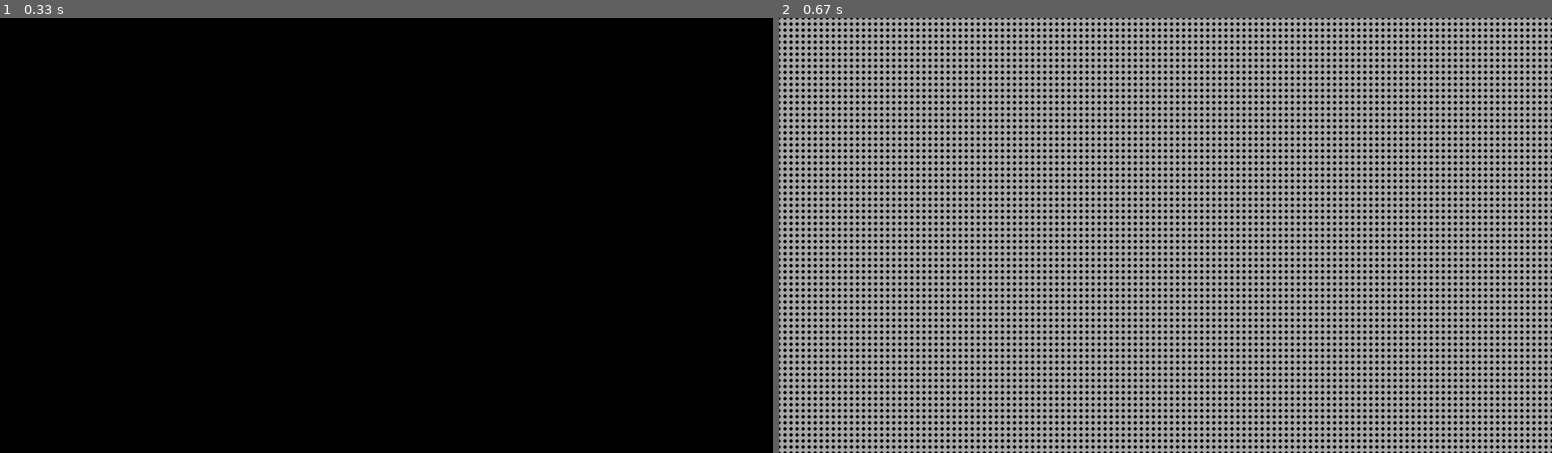
Above: before the commit, frames 1-2 (left to right).
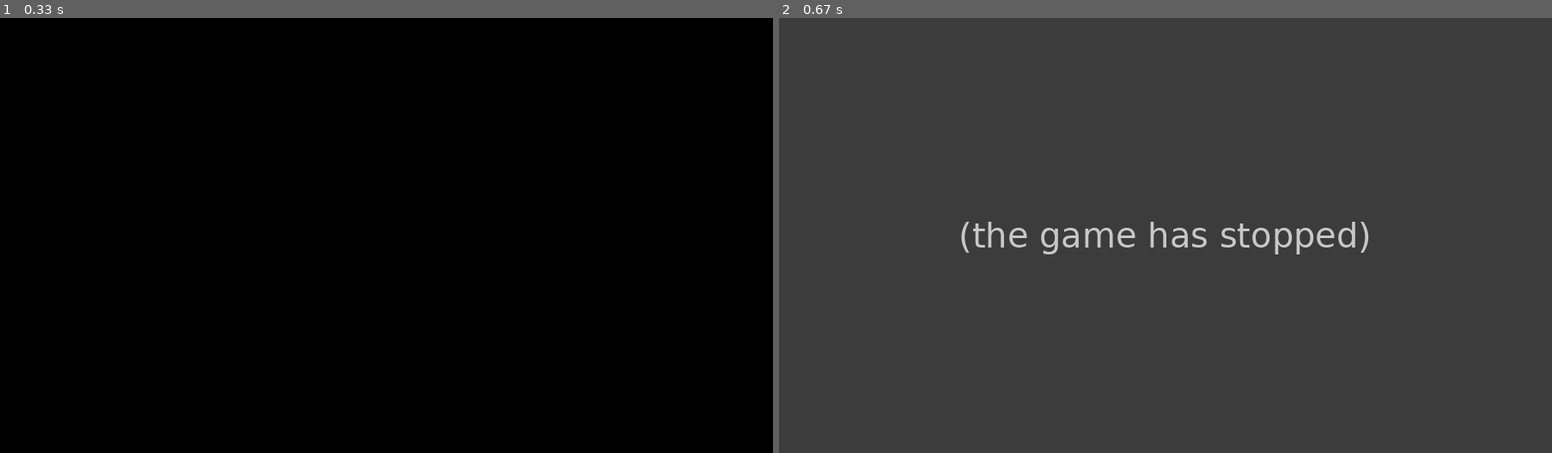
Above: after the commit, the same moments.

Repository: OB97/Pygame_Automata
Game: pygame game, started from Conway/ConwayGoL.py
Two runs of this game, one before a commit and one after it. Both use one fixed random seed, a clock stepped at 60 frames per second and the inputs below.
Inputs:
- Up to frame 1 (0.33 s): no input
- Up to frame 2 (0.67 s): tap S at 0.33 s

Frame 1 is identical in both runs. In frame 2, 94% of the frame differs, in the area x 0-100%, y 0-100%.
After the commit the program exited at 0.55 s; later frames show no game.

Commit message:
Making more progress, starting to use print debugging more thoroughly

Diff:
--- a/Conway/ConwayGoL.py
+++ b/Conway/ConwayGoL.py
@@ -9,8 +9,9 @@
     pygame.init()
     pygame.display.set_caption("Game of Life - Created by ")
     pygame.display.flip()
+    x = 0
 
-    while True:
+    while x < 5:
         if game.game_over:
             return
 
@@ -19,9 +20,13 @@
         if game.paused:
             continue
 
-        game.update_cells()
+        print("M-Update Grid: ")
+        game.update_grid()
+        print("M-Draw Grid: ")
         game.draw_grid()
-        game.FPSCLOCK.tick(5)
+        print("M-Tick: ")
+        game.FPSCLOCK.tick(20)
+        x += 1
 
 
 if __name__ == '__main__':
--- a/Objects/Automaton.py
+++ b/Objects/Automaton.py
@@ -7,7 +7,7 @@
         self.status = 0
 
     def __repr__(self):
-        return "Automaton Object"
+        return "Automaton Object - Value: " + str(self.getStatus())
 
     def getStatus(self):
         return self.status
@@ -17,7 +17,3 @@
             self.status = 1
         else:
             self.status = 0
-
-
-if __name__ == "__main__":
-    a = Automaton()
--- a/Objects/GameBoard.py
+++ b/Objects/GameBoard.py
@@ -7,11 +7,12 @@
 
 class GameBoard(object):
 
+    # INITIALIZE #
+
     # initialize board
     def __init__(self):
 
-        self.grid_empty_colour = 0, 0, 0
-        self.cell_dead_colour = 170, 170, 170
+        self.cell_dead_colour = 0, 0, 0
         self.cell_alive_colour = 255, 255, 255
         self.grid_size = width, height = 1280, 720
         self.cell_size = 10
@@ -22,42 +23,59 @@
 
         self.num_cols = int(width / self.cell_size)
         self.num_rows = int(height / self.cell_size)
-        self.grid = []
-        self.init_grid()
+
+        self.active_grid = []
+        self.temp_grid = []
+        self.init_grids()
+
         self.paused = True
         self.game_over = False
 
-    # initialize grid
-    def init_grid(self):
-        self.grid = [[Automaton.Automaton()] * self.num_cols] * self.num_rows
-        print(self.grid)
+    # Initialize Grid
+    # used during gameboard init
+    def init_grids(self):
+        self.active_grid = [[Automaton.Automaton()] * self.num_cols] * self.num_rows
+        self.temp_grid = [[Automaton.Automaton()] * self.num_cols] * self.num_rows
 
+    # GAME ACTIONS #
+
+    # Draw Grid
+    # used during main loop - missing other uses?
     def draw_grid(self):
         self.clear_screen()
         for row in range(self.num_rows):
             for col in range(self.num_cols):
+                obj = self.active_grid[row][col]
+                status = obj.getStatus()
+                colour = self.get_colour(status)
                 posn = (int(col * self.cell_size + self.cell_size / 2),
                         int(row * self.cell_size + self.cell_size / 2))
-                pygame.draw.circle(self.screen, self.getColour(self.grid[row][col]), posn, int(self.cell_size / 2), 0)
+                pygame.draw.circle(self.screen, colour, posn, int(self.cell_size / 2), 0)
+
         pygame.display.flip()
 
-    def clear_screen(self):
-        self.screen.fill(self.grid_empty_colour)
+    # Update Cells
+    # used in main loop, iterate over grid and perform operations on objs contained in cells
+    def update_grid(self):
+        print("old: ", self.active_grid[0][0:5])
+        for row in range(self.num_rows - 1):
+            for col in range(self.num_cols - 1):
+                # TESTING
+                if col % 2 == 0:
+                    continue
 
-    def getColour(self, inp):
-        status = inp.getStatus()
-        if status == 1:
-            return self.cell_alive_colour
-        else:
-            return self.cell_dead_colour
+                obj = self.temp_grid[row][col]
+                obj.switchStatus()
+                print("obj switched at: ", row, col)
 
-    def update_cells(self):
-        for row in range(self.num_rows):
-            for col in range(self.num_cols):
-                print(self.grid[row][col].switchStatus())
+        self.active_grid = self.temp_grid
+        print("new: ", self.active_grid[0][0:5])
 
+    # Handle Events
+    # used in main loop, check for event before performing operations on cells
     def handle_events(self):
         for event in pygame.event.get():
+
             # If Paused check for input
             if self.paused:
                 if event.type == pygame.MOUSEBUTTONDOWN:
@@ -71,6 +89,7 @@
                         print(posn)
                         pygame.draw.circle(self.screen, self.cell_alive_colour, posn, int(self.cell_size / 2), 0)
                 pygame.display.flip()
+
             # Check for event
             if event.type == pygame.KEYDOWN:
                 if event.unicode == 's':
@@ -88,6 +107,22 @@
                 elif event.unicode == 'q':
                     print("Quitting Grid")
                     self.game_over = True
+
             # Quit Button
             if event.type == pygame.QUIT:
                 sys.exit()
+
+    # UTILITY #
+
+    # Get Automaton Colour
+    # used in drawGrid, pass in the obj status value return respective colour of cell
+    def get_colour(self, inp):
+        if inp == 1:
+            return self.cell_alive_colour
+        else:
+            return self.cell_dead_colour
+
+    # Clear Screen
+    # used before drawing screen + gameboard init
+    def clear_screen(self):
+        self.screen.fill(self.cell_dead_colour)
